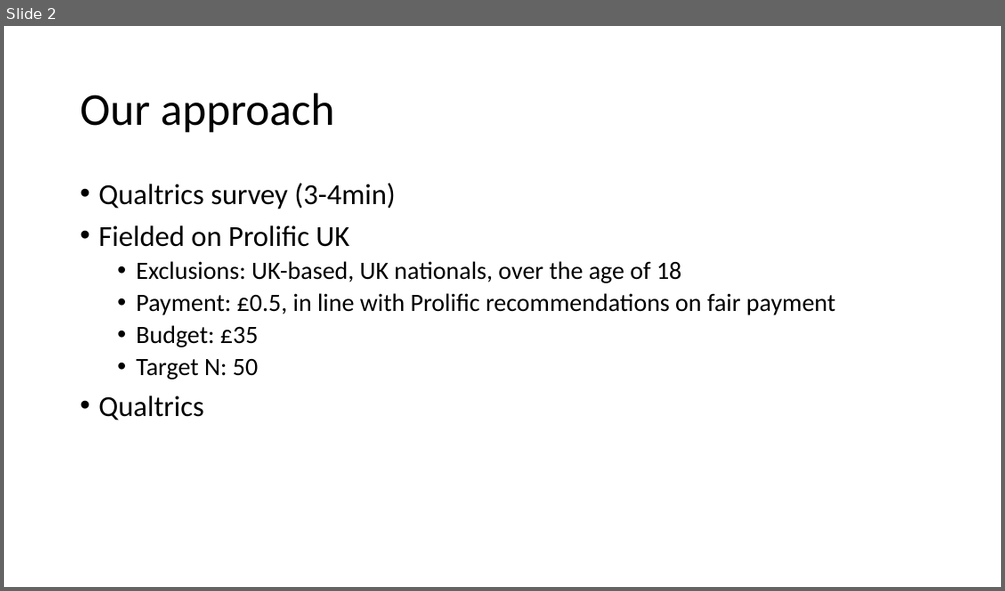
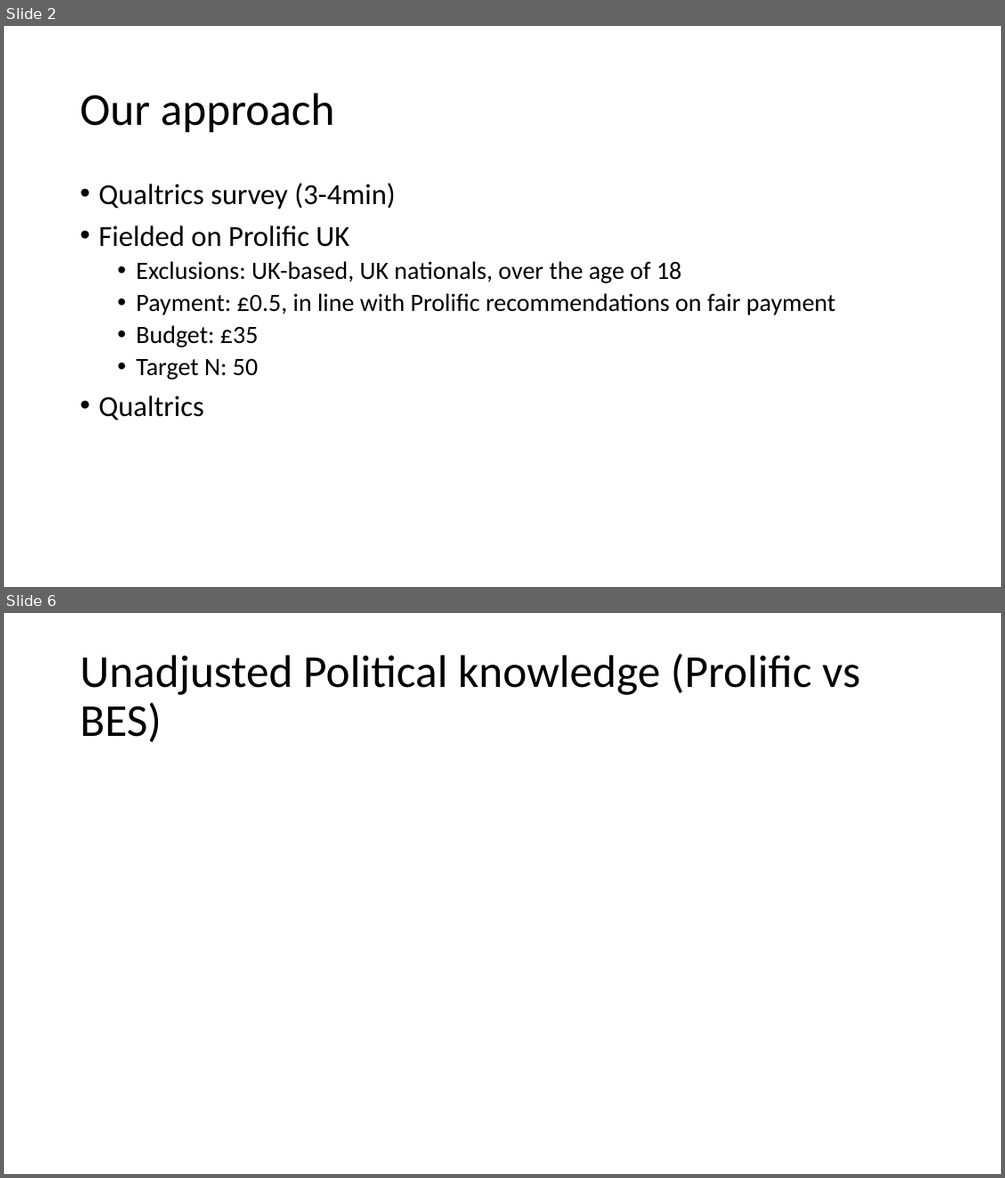
Before and after one commit to KatharinaLa/sicss_survey_analysis, a slide deck: survey_prolificuk_sicss.pptx. Shown one above the other, each under a label of ours: slide 2 before the commit, slides 2 and 6 after it; the slides between them are not shown. The pictures are 1005x591 and 1005x1178 pixels, drawn with LibreOffice and Linux fonts; fonts in the diff are those of the drawing. Boxes give left, top, right and bottom in pixels: in the first picture for what was removed or moved away, otherwise in the second. Text is boxed around its words. In the diff, an @@ line names an element or a change of style, - is before the commit and + after.

Commit message:
Update survey_prolificuk_sicss.pptx
added more information on variables and results

```diff
--- a/survey_prolificuk_sicss.pptx
+++ b/survey_prolificuk_sicss.pptx
@@ slide 6 added at (x1=4, y1=613, x2=1001, y2=1174), background #FFFFFF @@
@@ title added at (x1=80, y1=653, x2=860, y2=742), 44 pt, text #000000 @@
+Unadjusted Political knowledge (Prolific vs BES)
```
Also in this commit, not shown: 1 slide changed, 5 other slides added.
